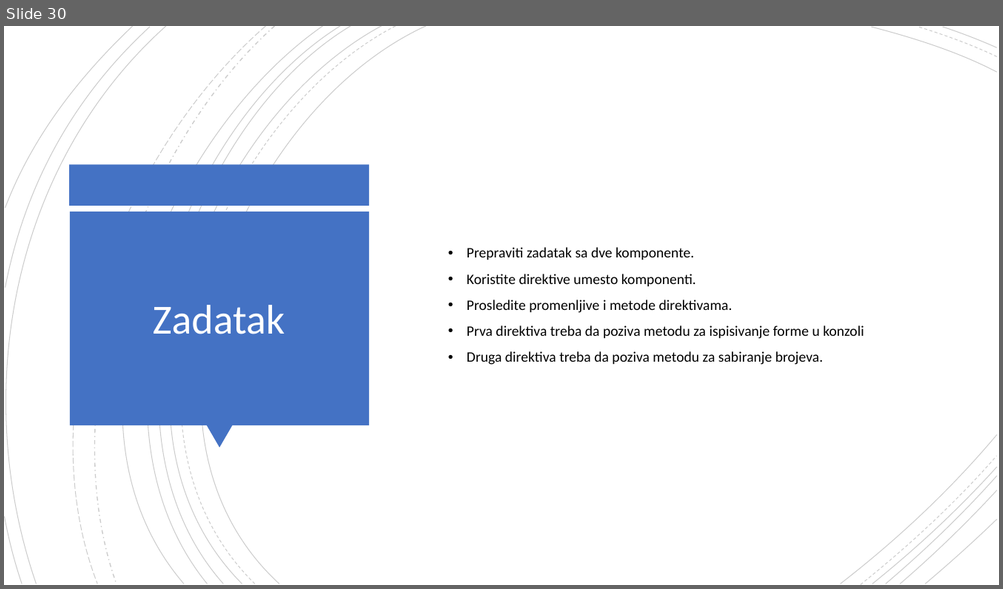
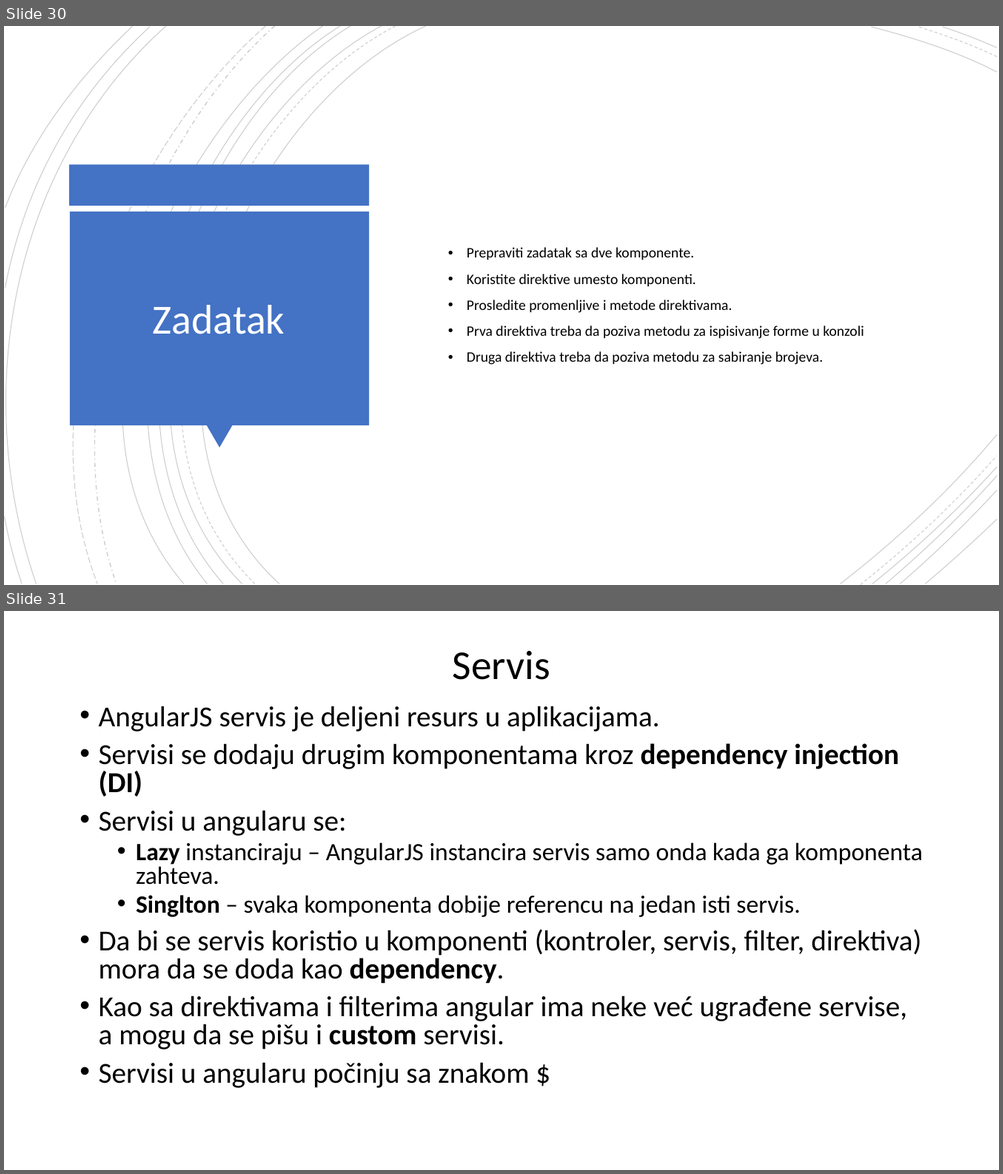
Before and after one commit to daniloMogin/kurs, a slide deck: AngularJS.pptx. Shown one above the other, each under a label of ours: slide 30 before the commit, slides 30 and 31 after it. The pictures are 1003x589 and 1003x1174 pixels, drawn with LibreOffice and Linux fonts; fonts in the diff are those of the drawing. Boxes give left, top, right and bottom in pixels: in the first picture for what was removed or moved away, otherwise in the second. Text is boxed around its words. In the diff, an @@ line names an element or a change of style, - is before the commit and + after.

```diff
--- a/AngularJS.pptx
+++ b/AngularJS.pptx
@@ slide 31 added at box(4, 611, 999, 1170), background #FFFFFF @@
@@ title added at box(452, 651, 550, 680), 39.6 pt, text #000000 @@
+Servis
@@ text added at box(99, 706, 922, 1088), 28 pt, text #000000 @@
+• AngularJS servis je deljeni resurs u aplikacijama.
+• Servisi se dodaju drugim komponentama kroz dependency injection (DI)
+• Servisi u angularu se:
+  • Lazy instanciraju – AngularJS instancira servis samo onda kada ga komponenta zahteva.
+  • Singlton – svaka komponenta dobije referencu na jedan isti servis.
+• Da bi se servis koristio u komponenti (kontroler, servis, filter, direktiva) mora da se doda kao dependency.
+• Kao sa direktivama i filterima angular ima neke već ugrađene servise, a mogu da se pišu i custom servisi.
+• Servisi u angularu počinju sa znakom $
```
Also in this commit, not shown: 6 other slides added, 45 other files.
